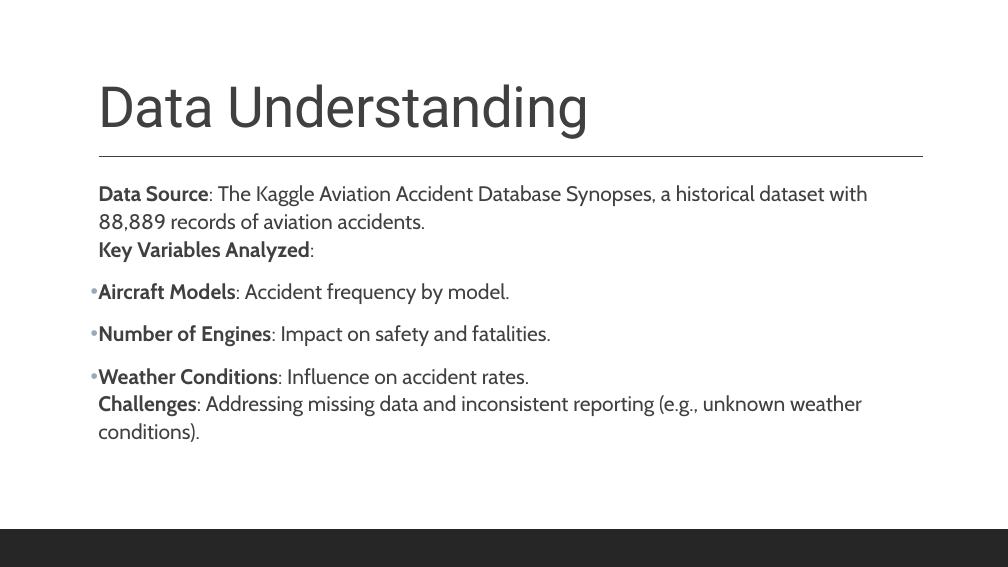
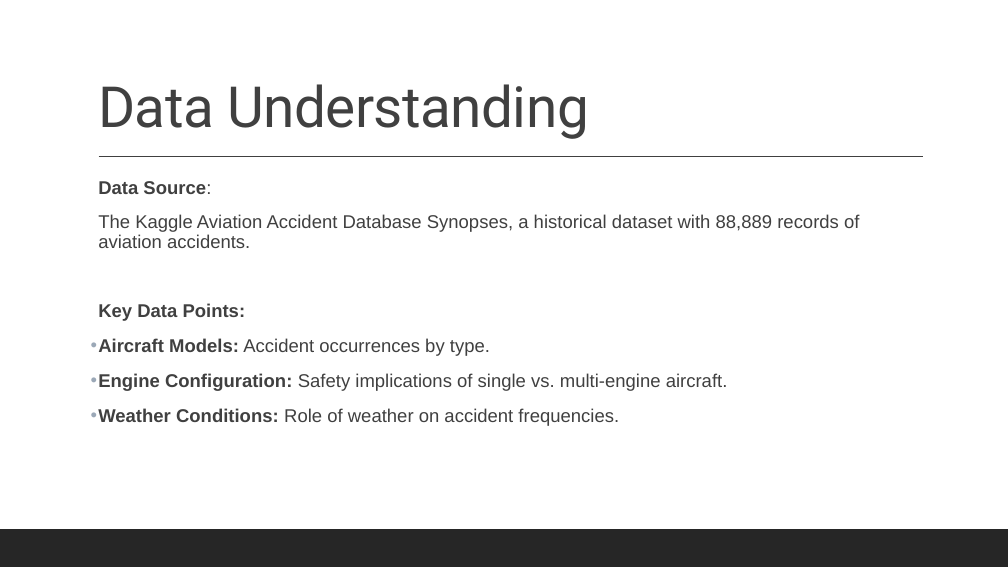
Before and after one commit to Lydia-byte-rgb/Phase-1-Project_Lydia, a slide deck: slide 5 of Phase_1_Project Slides.pptx. Drawn at 1008x567 pixels with LibreOffice and Linux fonts; fonts in the diff are those of the drawing. Boxes give left, top, right and bottom in pixels: in the first picture for what was removed or moved away, otherwise in the second. Text is boxed around its words. In the diff, an @@ line names an element or a change of style, - is before the commit and + after.

```diff
--- a/Phase_1_Project Slides.pptx
+++ b/Phase_1_Project Slides.pptx
@@ text at <box>98,181,859,426</box>: text changed; size 20 to 17.6 pt; font Cabin to Arial @@
-  Data Source: The Kaggle Aviation Accident Database Synopses, a historical dataset with 88,889 records of aviation accidents.
-  Key Variables Analyzed:
-• Aircraft Models: Accident frequency by model.
-• Number of Engines: Impact on safety and fatalities.
-• Weather Conditions: Influence on accident rates.
-  Challenges: Addressing missing data and inconsistent reporting (e.g., unknown weather conditions).
+  Data Source:
+  The Kaggle Aviation Accident Database Synopses, a historical dataset with 88,889 records of aviation accidents.
+  Key Data Points:
+• Aircraft Models: Accident occurrences by type.
+• Engine Configuration: Safety implications of single vs. multi-engine aircraft.
+• Weather Conditions: Role of weather on accident frequencies.
```
Also in this commit, not shown: 9 other slides changed, 1 slide added, 5 other files.
